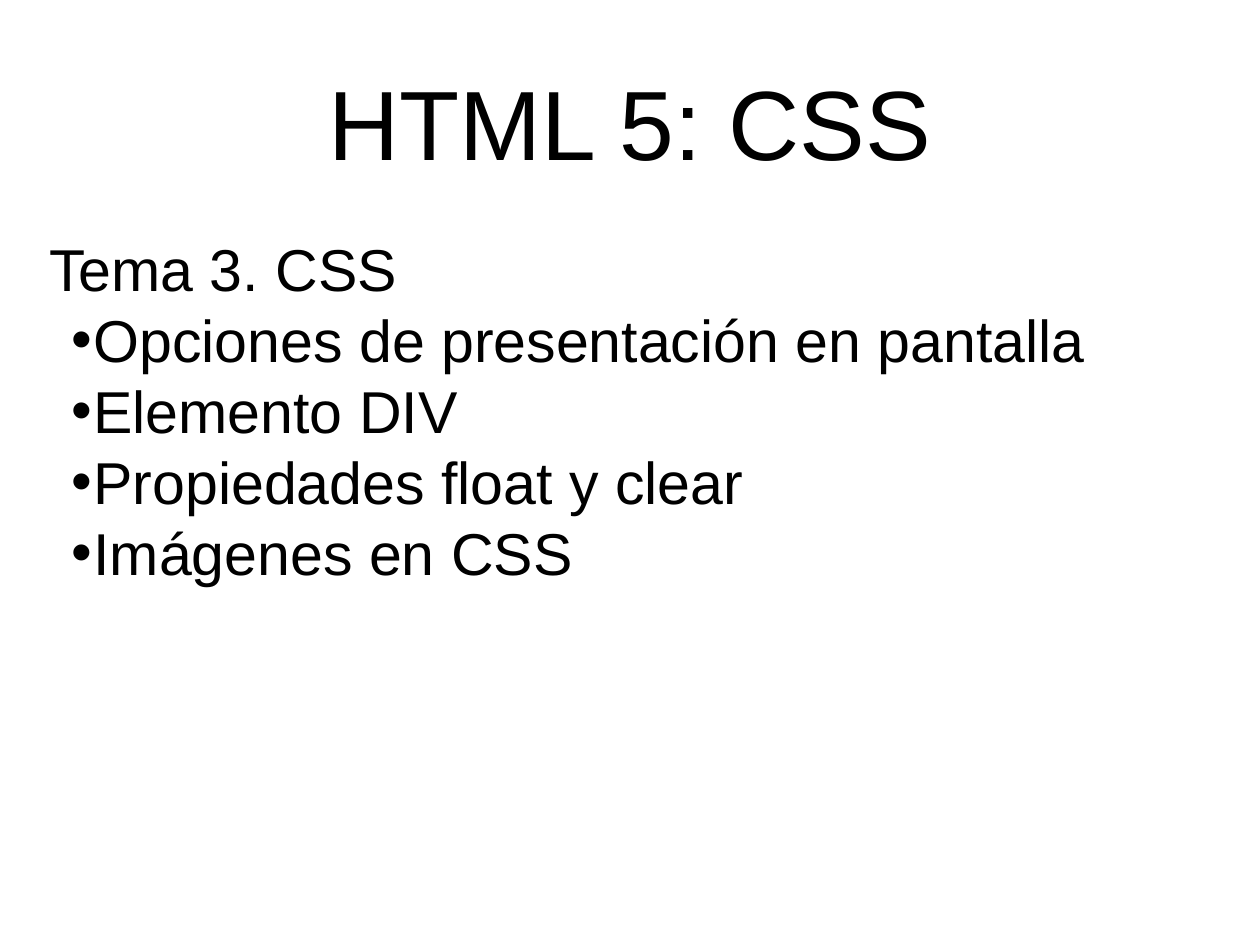
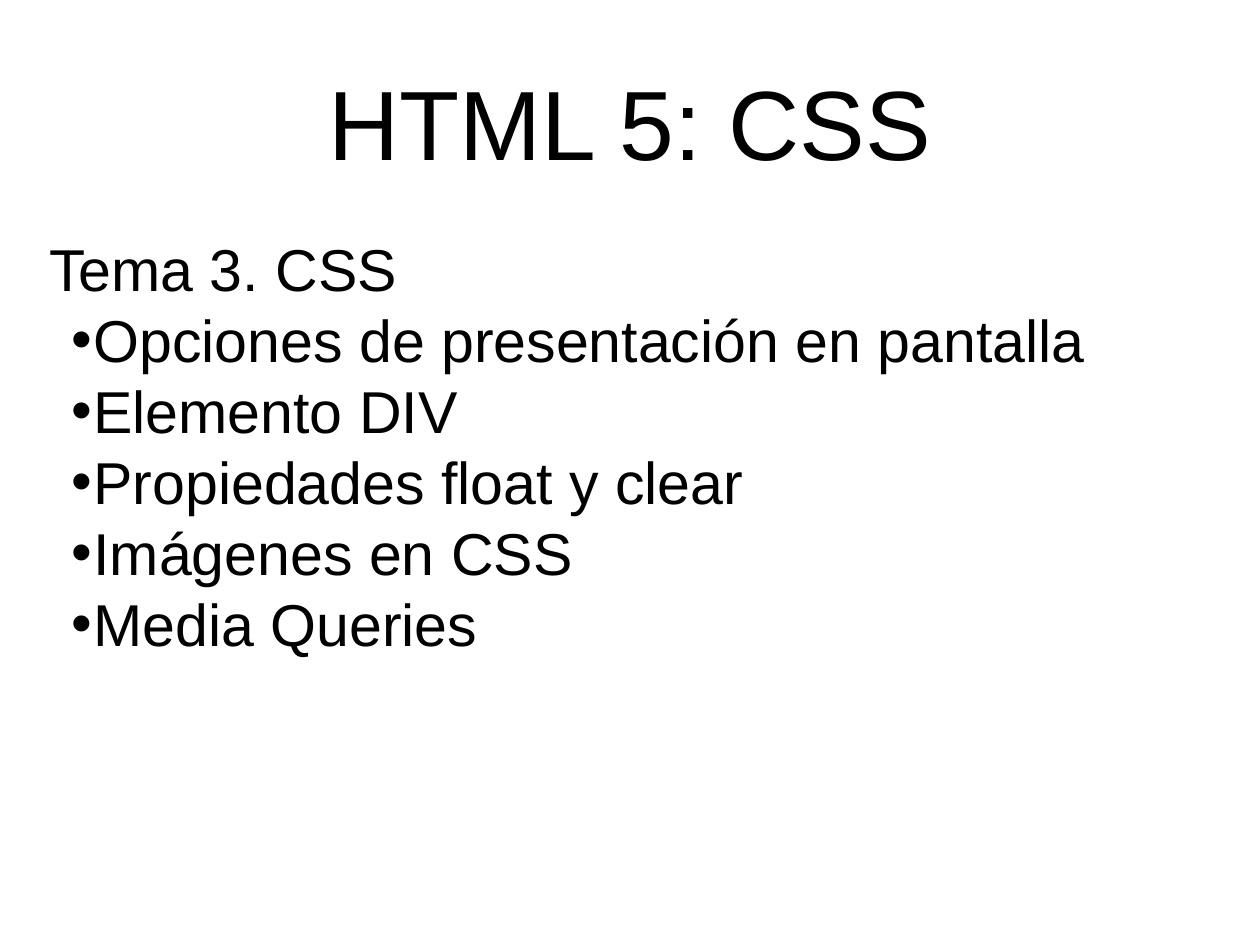
Before and after one commit to fitamix/HTML5, a slide deck: slide 1 of Tema3/Tema3-Presentacion.pptx. Drawn at 1260x945 pixels with LibreOffice and Linux fonts; fonts in the diff are those of the drawing. Boxes give left, top, right and bottom in pixels: in the first picture for what was removed or moved away, otherwise in the second. Text is boxed around its words. In the diff, an @@ line names an element or a change of style, - is before the commit and + after.

```diff
--- a/Tema3/Tema3-Presentacion.pptx
+++ b/Tema3/Tema3-Presentacion.pptx
@@ subtitle at <box>71,603,478,657</box>: paragraph added @@
+  • Media Queries
```
Also in this commit, not shown: 1 slide added, 11 other files.
